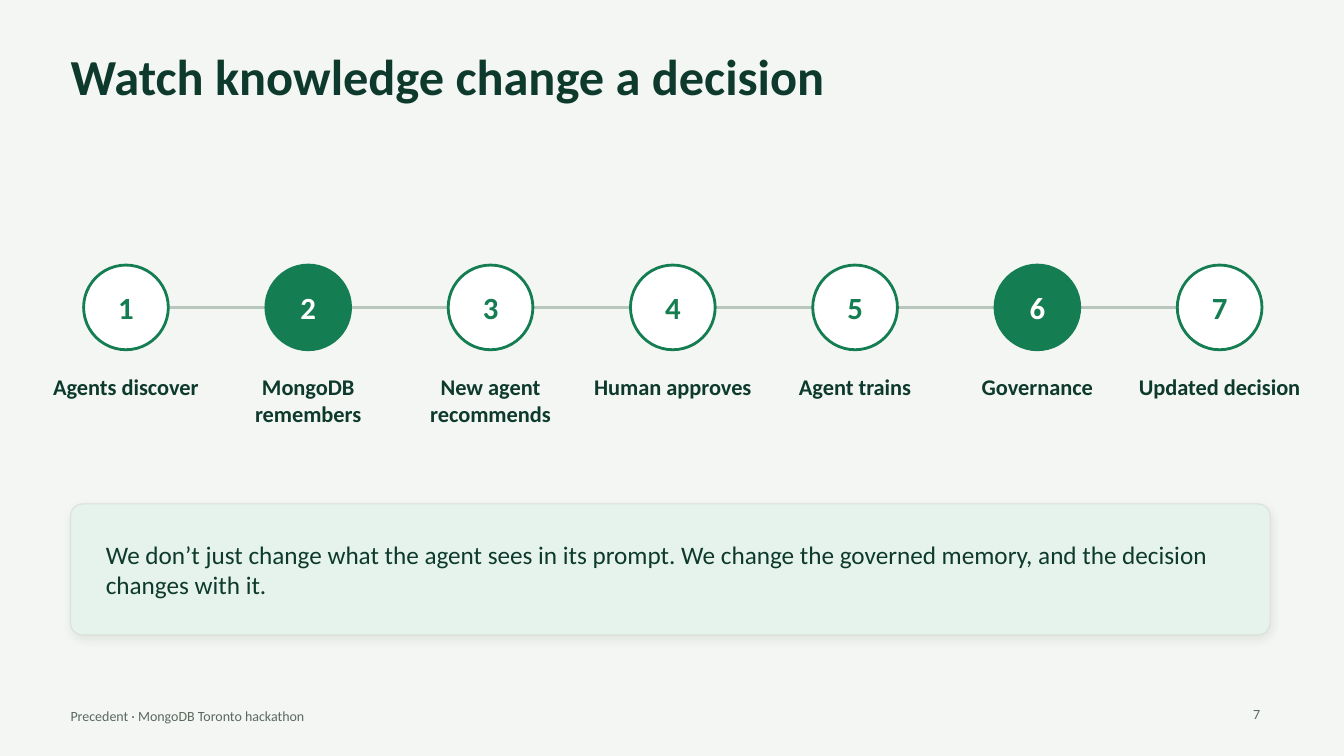
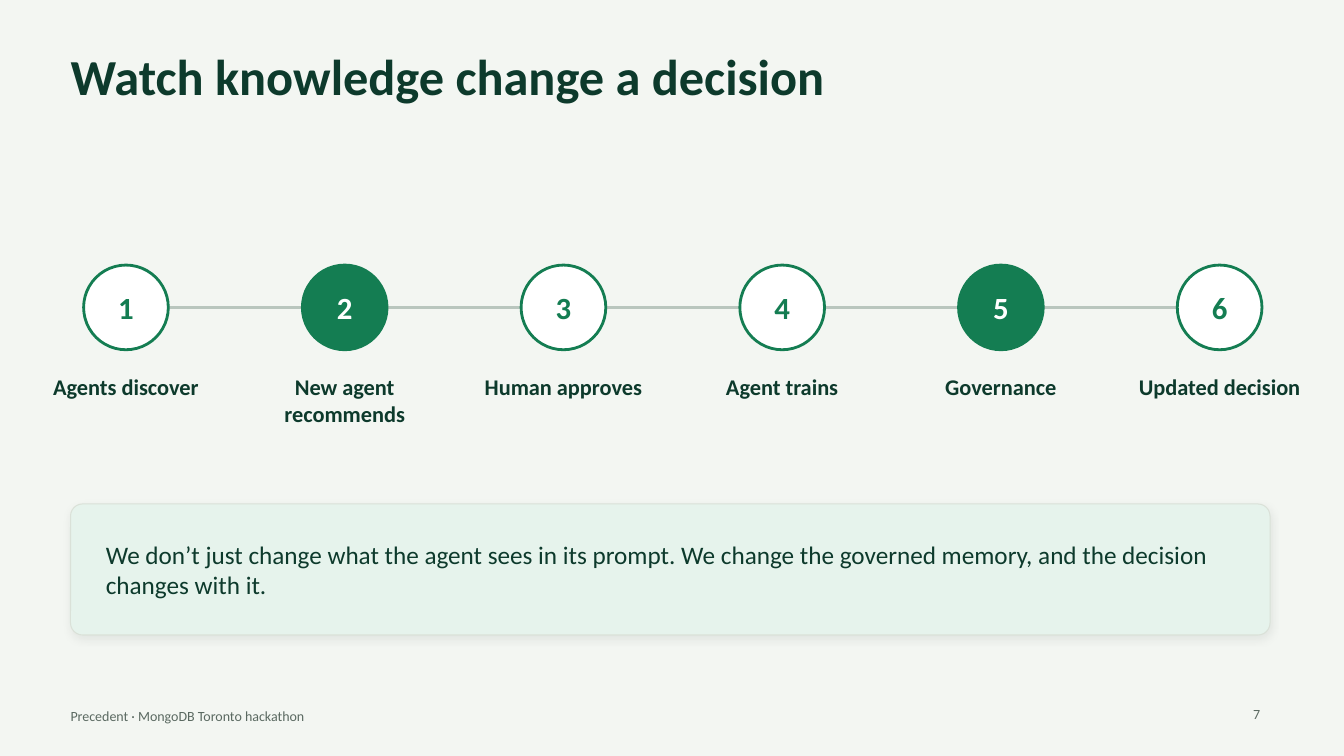
Before and after one commit to SalmaRoshdy-YG/Hackathon-project, a slide deck: slide 7 of docs/deck/precedent-deck.pptx. Drawn at 1344x756 pixels with LibreOffice and Linux fonts; fonts in the diff are those of the drawing. Boxes give left, top, right and bottom in pixels: in the first picture for what was removed or moved away, otherwise in the second. Text is boxed around its words. In the diff, an @@ line names an element or a change of style, - is before the commit and + after.

```diff
--- a/docs/deck/precedent-deck.pptx
+++ b/docs/deck/precedent-deck.pptx
@@ text "2" moved from (x1=300, y1=299, x2=316, y2=319) to (x1=337, y1=299, x2=353, y2=319) @@
@@ ellipse moved from (x1=266, y1=265, x2=351, y2=350) to (x1=302, y1=265, x2=387, y2=350) @@
@@ text "3" moved from (x1=483, y1=299, x2=499, y2=320) to (x1=556, y1=299, x2=572, y2=320) @@
@@ ellipse moved from (x1=449, y1=265, x2=533, y2=350) to (x1=521, y1=265, x2=606, y2=350) @@
@@ ellipse removed at (x1=630, y1=265, x2=715, y2=350) @@
@@ text "4" moved from (x1=665, y1=299, x2=681, y2=319) to (x1=774, y1=299, x2=790, y2=319) @@
@@ ellipse moved from (x1=813, y1=265, x2=897, y2=350) to (x1=740, y1=265, x2=825, y2=350) @@
@@ ellipse moved from (x1=995, y1=265, x2=1080, y2=350) to (x1=959, y1=265, x2=1044, y2=350) @@
@@ text "5" moved from (x1=847, y1=299, x2=863, y2=320) to (x1=993, y1=299, x2=1009, y2=320) @@
@@ text "5" at (x1=993, y1=299, x2=1009, y2=320): text colour #147D52 to #FFFFFF @@
@@ text "6" moved from (x1=1030, y1=298, x2=1046, y2=320) to (x1=1212, y1=298, x2=1228, y2=320) @@
@@ text "6" at (x1=1212, y1=298, x2=1228, y2=320): text colour #FFFFFF to #147D52 @@
@@ text removed at (x1=1212, y1=299, x2=1228, y2=319) @@
-7
@@ text removed at (x1=255, y1=380, x2=361, y2=422) @@
-MongoDB remembers
@@ text "New agent recommends" moved from (x1=430, y1=380, x2=551, y2=422) to (x1=284, y1=380, x2=405, y2=422) @@
@@ text "Human approves" moved from (x1=594, y1=380, x2=751, y2=399) to (x1=485, y1=380, x2=642, y2=399) @@
@@ text "Agent trains" moved from (x1=799, y1=379, x2=912, y2=399) to (x1=726, y1=379, x2=839, y2=399) @@
@@ text "Governance" moved from (x1=982, y1=380, x2=1093, y2=395) to (x1=945, y1=380, x2=1056, y2=395) @@
```
Also in this commit, not shown: 6 other files.
